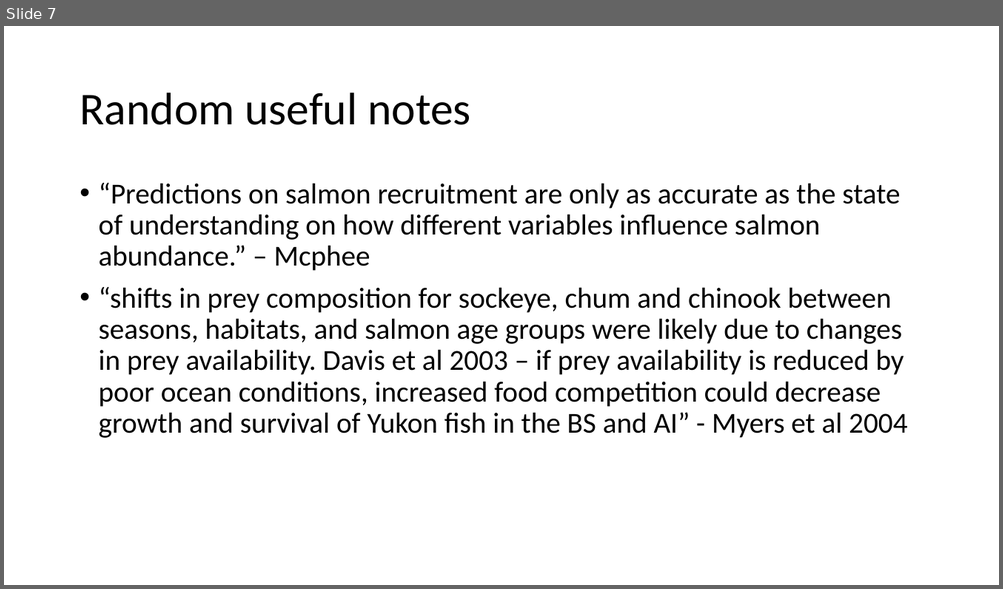
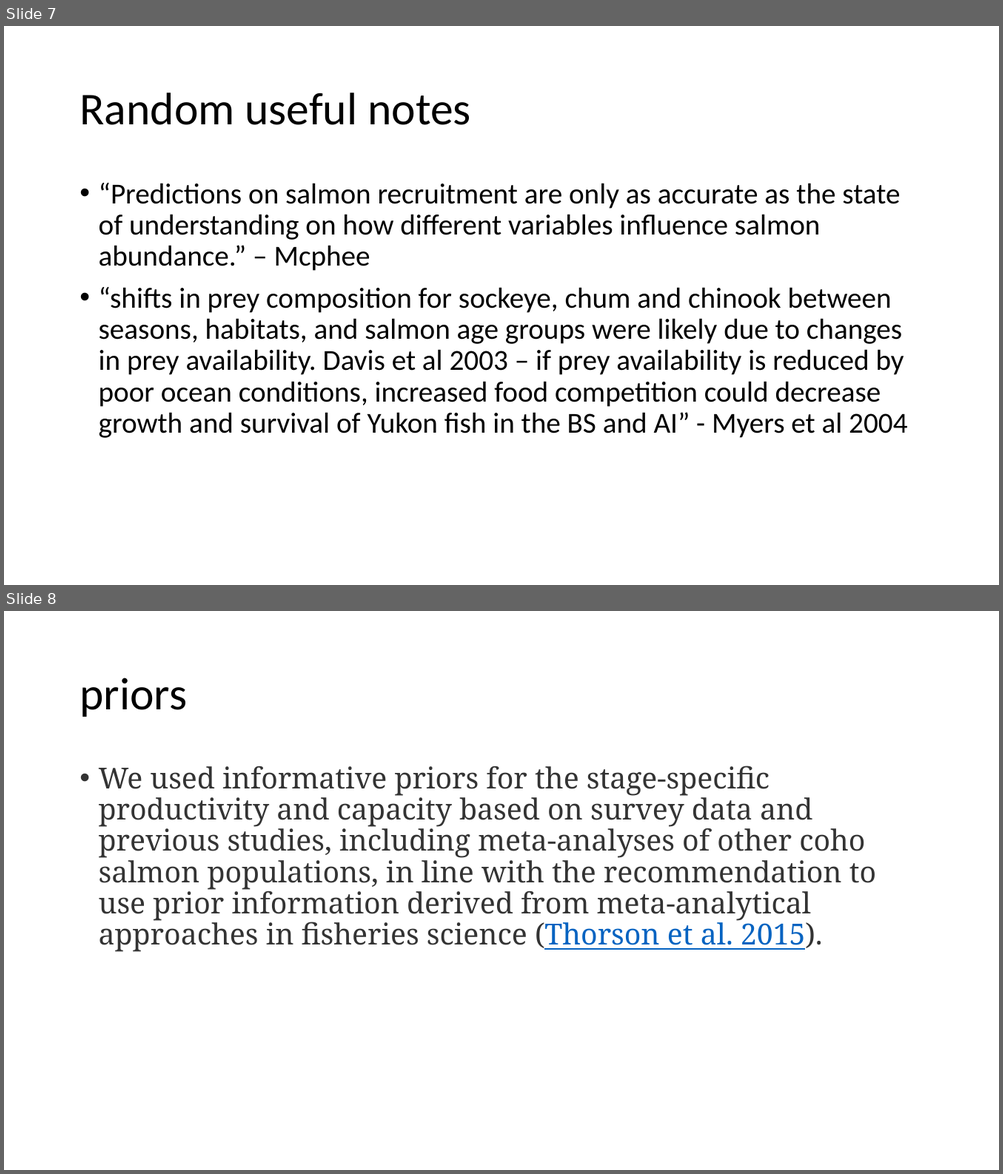
Before and after one commit to genoa-sullaway/Yukon-Chum-IPM, a slide deck: notes/Covariate_notes.pptx. Shown one above the other, each under a label of ours: slide 7 before the commit, slides 7 and 8 after it. The pictures are 1003x589 and 1003x1174 pixels, drawn with LibreOffice and Linux fonts; fonts in the diff are those of the drawing. Boxes give left, top, right and bottom in pixels: in the first picture for what was removed or moved away, otherwise in the second. Text is boxed around its words. In the diff, an @@ line names an element or a change of style, - is before the commit and + after.

```diff
--- a/notes/Covariate_notes.pptx
+++ b/notes/Covariate_notes.pptx
@@ slide 8 added at (4, 611, 999, 1170), background #FFFFFF @@
@@ title added at (79, 678, 187, 717), 44 pt, text #000000 @@
+priors
@@ text added at (99, 766, 876, 952), 28 pt, text #333333 @@
+• We used informative priors for the stage-specific productivity and capacity based on survey data and previous studies, including meta-analyses of other coho salmon populations, in line with the recommendation to use prior information derived from meta-analytical approaches in fisheries science (Thorson et al. 2015).
```
Also in this commit, not shown: 6 slides changed, 6 other files.
